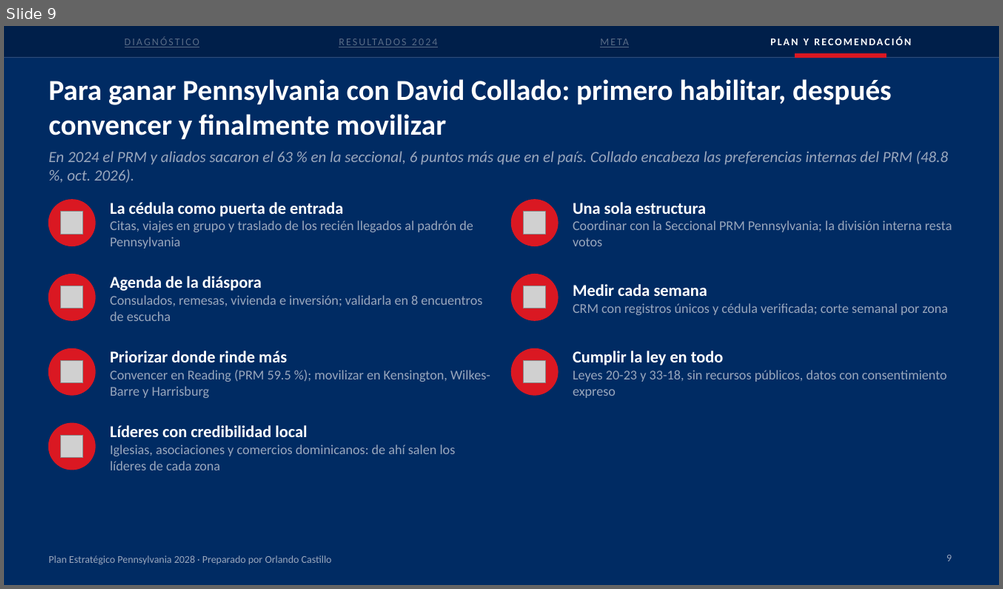
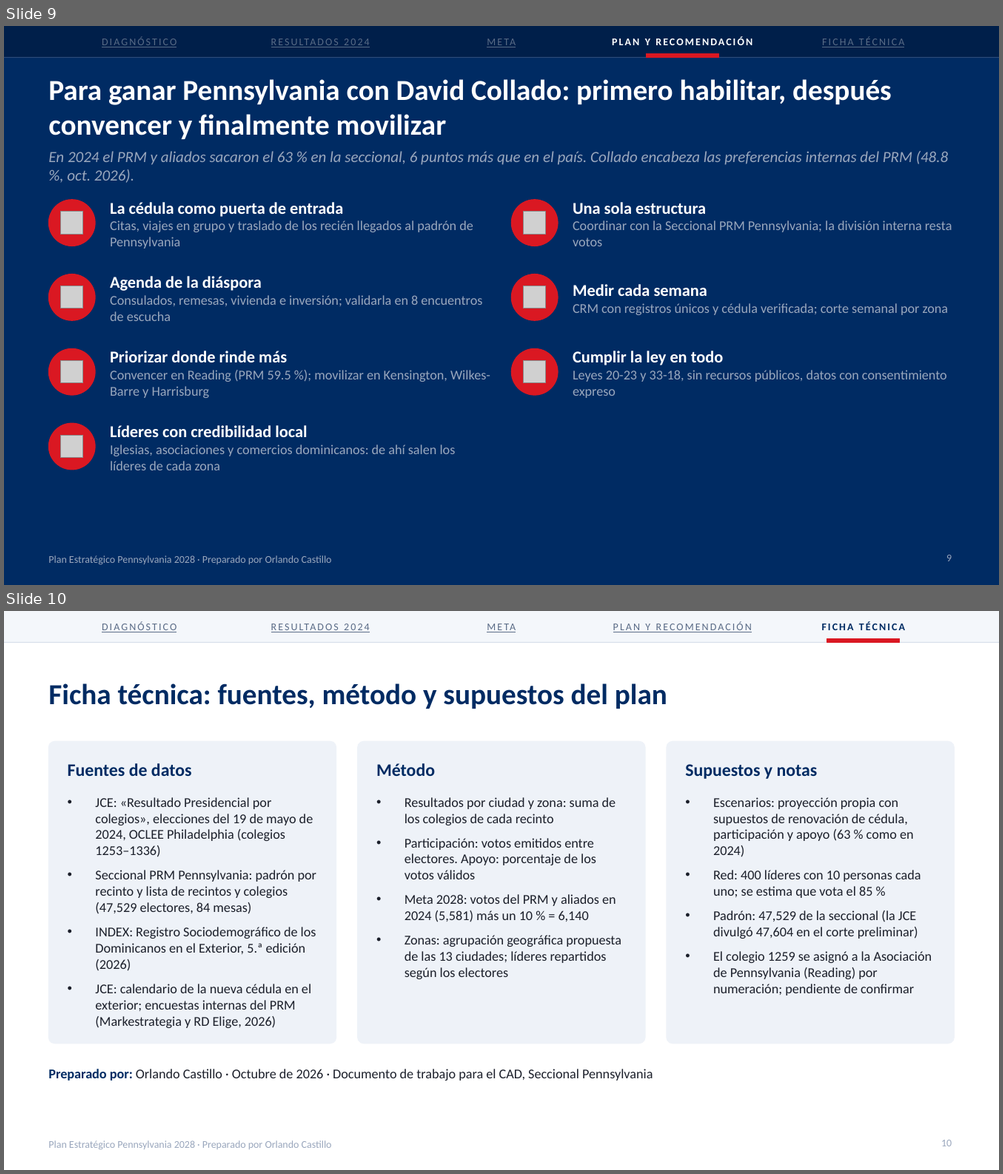
Before and after one commit to rcastillo9556/pdf-toolkit, a slide deck: presentaciones/Plan_Estrategico_Pennsylvania_2028.pptx. Shown one above the other, each under a label of ours: slide 9 before the commit, slides 9 and 10 after it. The pictures are 1003x589 and 1003x1174 pixels, drawn with LibreOffice and Linux fonts; fonts in the diff are those of the drawing; grey boxes stand for pictures. Boxes give left, top, right and bottom in pixels: in the first picture for what was removed or moved away, otherwise in the second. Text is boxed around its words. In the diff, an @@ line names an element or a change of style, - is before the commit and + after.

```diff
--- a/presentaciones/Plan_Estrategico_Pennsylvania_2028.pptx
+++ b/presentaciones/Plan_Estrategico_Pennsylvania_2028.pptx
@@ slide 10 added at (4, 611, 999, 1170), background #FFFFFF; not listed: 1 template element that a slide beside it also shows @@
@@ rectangle added at (4, 611, 999, 642), fill #F4F7FB, outline #F4F7FB 1 pt @@
@@ text added at (102, 621, 176, 632), 10 pt, text #5A6B86, underline @@
+DIAGNÓSTICO
@@ text added at (230, 611, 412, 642), 10 pt, text #5A6B86, underline @@
+RESULTADOS 2024
@@ text added at (410, 611, 592, 642), 10 pt, text #5A6B86, underline @@
+META
@@ text added at (613, 621, 751, 632), 10 pt, text #5A6B86, underline @@
+PLAN Y RECOMENDACIÓN
@@ text added at (822, 621, 905, 630), 10 pt, text #002B63, bold @@
+FICHA TÉCNICA
@@ line added from (4, 642) to (999, 642), #D6DEEA 0.75 pt @@
@@ rectangle added at (827, 638, 899, 642), fill #DA1822, outline #DA1822 1 pt @@
@@ title added at (48, 684, 667, 709), 28 pt, text #002B63, bold @@
+Ficha técnica: fuentes, método y supuestos del plan
@@ rounded rectangle added at (48, 741, 336, 1044), fill #EEF2F8, outline #EEF2F8 1 pt @@
@@ rounded rectangle added at (358, 741, 645, 1044), fill #EEF2F8, outline #EEF2F8 1 pt @@
@@ rounded rectangle added at (666, 741, 954, 1044), fill #EEF2F8, outline #EEF2F8 1 pt @@
@@ text added at (68, 763, 192, 776), 17 pt, text #002B63, bold @@
+Fuentes de datos
@@ text added at (376, 763, 435, 776), 17 pt, text #002B63, bold @@
+Método
@@ text added at (685, 764, 817, 779), 17 pt, text #002B63, bold @@
+Supuestos y notas
@@ text added at (95, 797, 316, 1028), 13 pt, text #1B1F2A @@
+• JCE: «Resultado Presidencial por colegios», elecciones del 19 de mayo de 2024, OCLEE Philadelphia (colegios 1253–1336)
+• Seccional PRM Pennsylvania: padrón por recinto y lista de recintos y colegios (47,529 electores, 84 mesas)
+• INDEX: Registro Sociodemográfico de los Dominicanos en el Exterior, 5.ª edición (2026)
+• JCE: calendario de la nueva cédula en el exterior; encuestas internas del PRM (Markestrategia y RD Elige, 2026)
@@ text added at (404, 797, 621, 980), 13 pt, text #1B1F2A @@
+• Resultados por ciudad y zona: suma de los colegios de cada recinto
+• Participación: votos emitidos entre electores. Apoyo: porcentaje de los votos válidos
+• Meta 2028: votos del PRM y aliados en 2024 (5,581) más un 10 % = 6,140
+• Zonas: agrupación geográfica propuesta de las 13 ciudades; líderes repartidos según los electores
@@ text added at (713, 797, 932, 996), 13 pt, text #1B1F2A @@
+• Escenarios: proyección propia con supuestos de renovación de cédula, participación y apoyo (63 % como en 2024)
+• Red: 400 líderes con 10 personas cada uno; se estima que vota el 85 %
+• Padrón: 47,529 de la seccional (la JCE divulgó 47,604 en el corte preliminar)
+• El colegio 1259 se asignó a la Asociación de Pennsylvania (Reading) por numeración; pendiente de confirmar
@@ text added at (48, 1069, 652, 1081), 13 pt, text #1B1F2A @@
+Preparado por: Orlando Castillo · Octubre de 2026 · Documento de trabajo para el CAD, Seccional Pennsylvania
@@ page number added at (941, 1140, 951, 1147), 10 pt, text #9AA7BD @@
+10
@@ slide 9 changed as well @@
@@ text "DIAGNÓSTICO": place and size @@
-text "DIAGNÓSTICO" at (125, 36, 199, 47)
+text "DIAGNÓSTICO" at (102, 36, 176, 47)
@@ text "RESULTADOS 2024" rewrapped from (275, 26, 501, 57) to (230, 26, 412, 57) @@
@@ text "META" rewrapped from (502, 26, 728, 57) to (410, 26, 592, 57) @@
@@ text "PLAN Y RECOMENDACIÓN": place and size @@
-text "PLAN Y RECOMENDACIÓN" at (770, 36, 910, 45)
+text "PLAN Y RECOMENDACIÓN" at (612, 36, 752, 45)
@@ text added at (822, 36, 905, 47), 10 pt, text #5A6B86, underline @@
+FICHA TÉCNICA
@@ rectangle: place and size @@
-rectangle at (796, 53, 886, 57)
+rectangle at (646, 53, 719, 57)
```
Also in this commit, not shown: 8 other slides changed, 2 other files.
